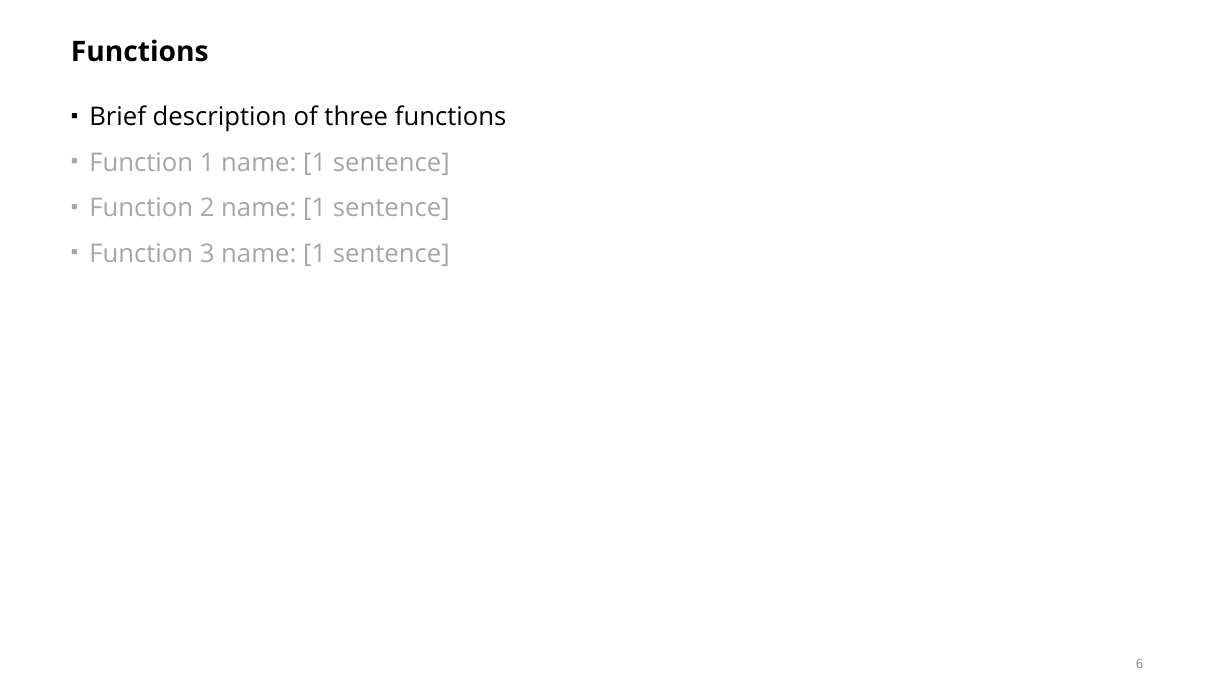
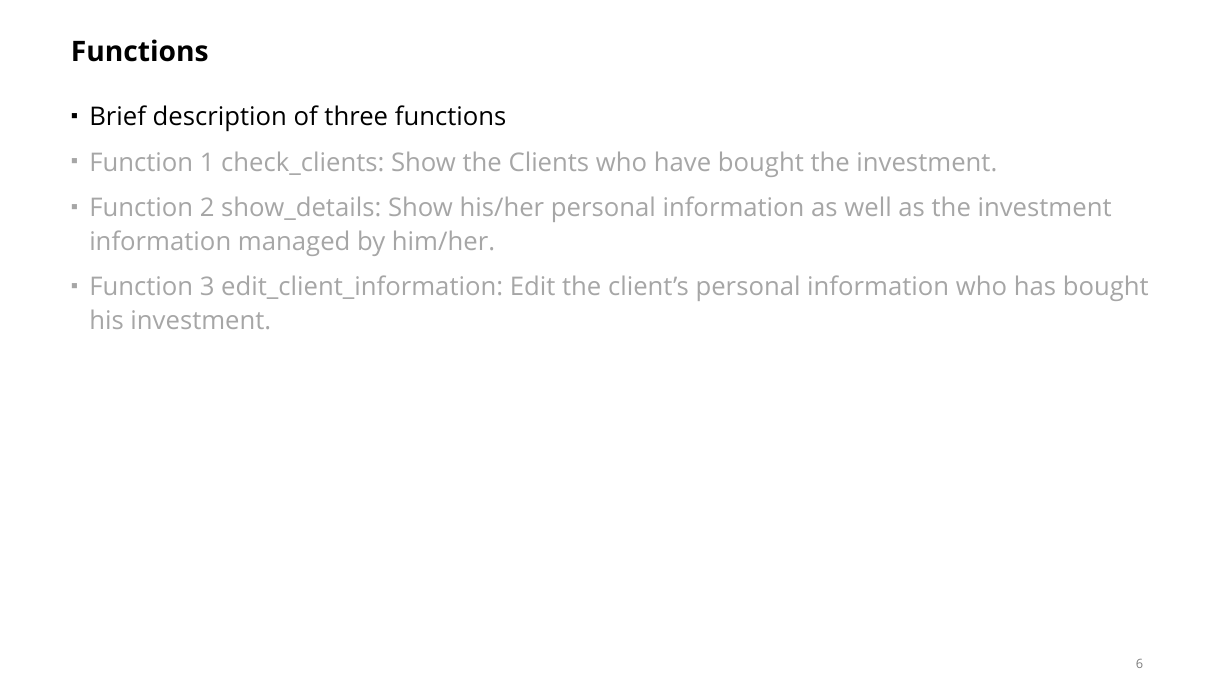
Before and after one commit to pengyuyang-315/Banking-Management, a slide deck: slide 6 of Presentation Template.pptx. Drawn at 1232x693 pixels with LibreOffice and Linux fonts; fonts in the diff are those of the drawing. Boxes give left, top, right and bottom in pixels: in the first picture for what was removed or moved away, otherwise in the second. Text is boxed around its words. In the diff, an @@ line names an element or a change of style, - is before the commit and + after.

```diff
--- a/Presentation Template.pptx
+++ b/Presentation Template.pptx
@@ text at (x1=89, y1=151, x2=1149, y2=329): text changed @@
-▪ Function 1 name: [1 sentence]
-▪ Function 2 name: [1 sentence]
-▪ Function 3 name: [1 sentence]
+▪ Function 1 check_clients: Show the Clients who have bought the investment.
+▪ Function 2 show_details: Show his/her personal information as well as the investment information managed by him/her.
+▪ Function 3 edit_client_information: Edit the client’s personal information who has bought his investment.
```
Also in this commit, not shown: 8 other slides changed.
